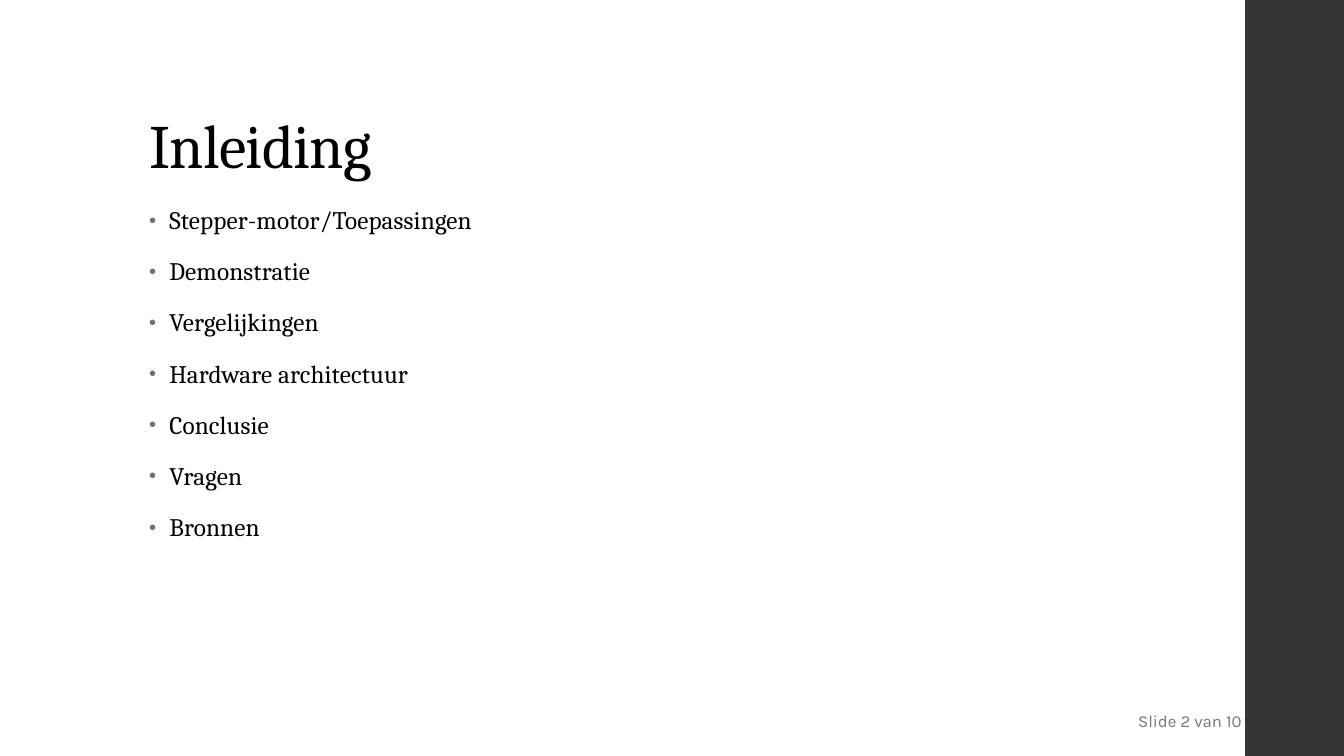
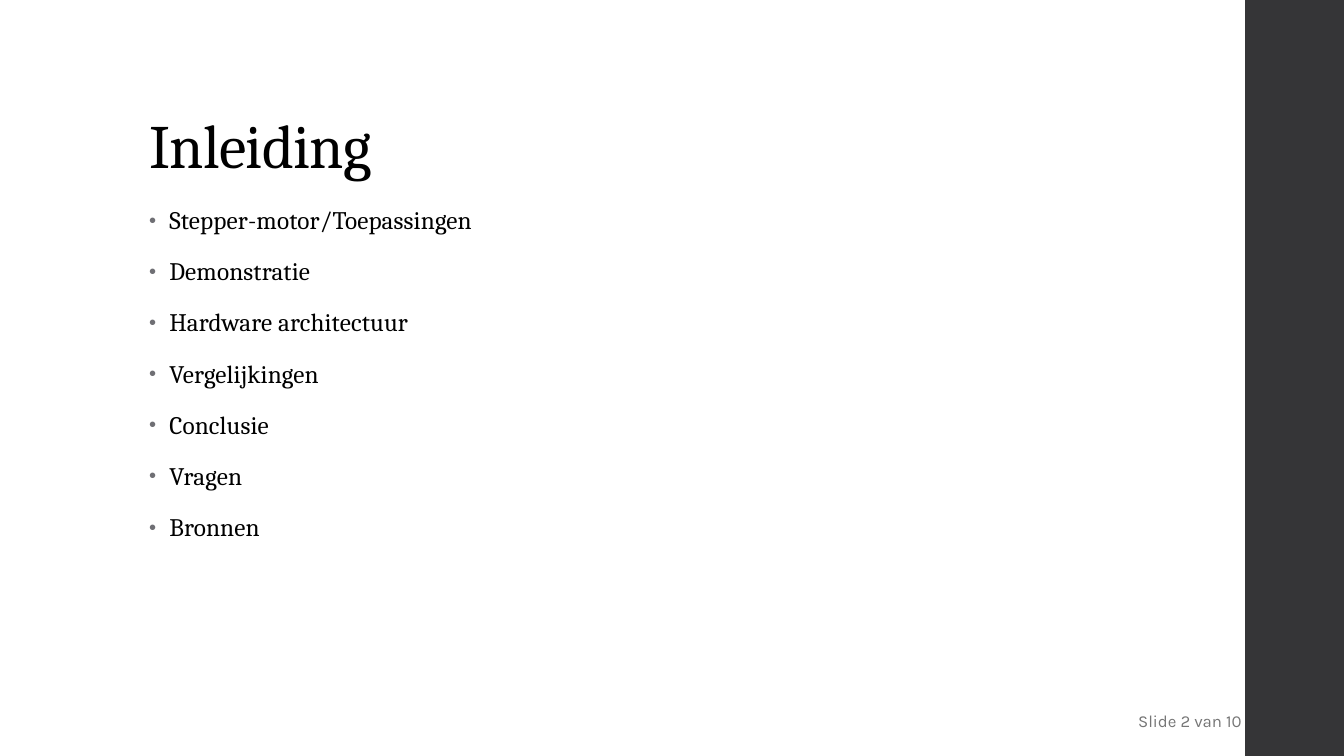
Before and after one commit to delamiro/Embedded-Stepper-Motor, a slide deck: slide 2 of docs/presentatie.odp. Drawn at 1344x756 pixels with LibreOffice and Linux fonts; fonts in the diff are those of the drawing. Boxes give left, top, right and bottom in pixels: in the first picture for what was removed or moved away, otherwise in the second. Text is boxed around its words. In the diff, an @@ line names an element or a change of style, - is before the commit and + after.

```diff
--- a/docs/presentatie.odp
+++ b/docs/presentatie.odp
@@ text at box(169, 313, 408, 332): paragraph added @@
+• Hardware architectuur
@@ text at box(169, 365, 408, 384): paragraph removed @@
-• Hardware architectuur
```
